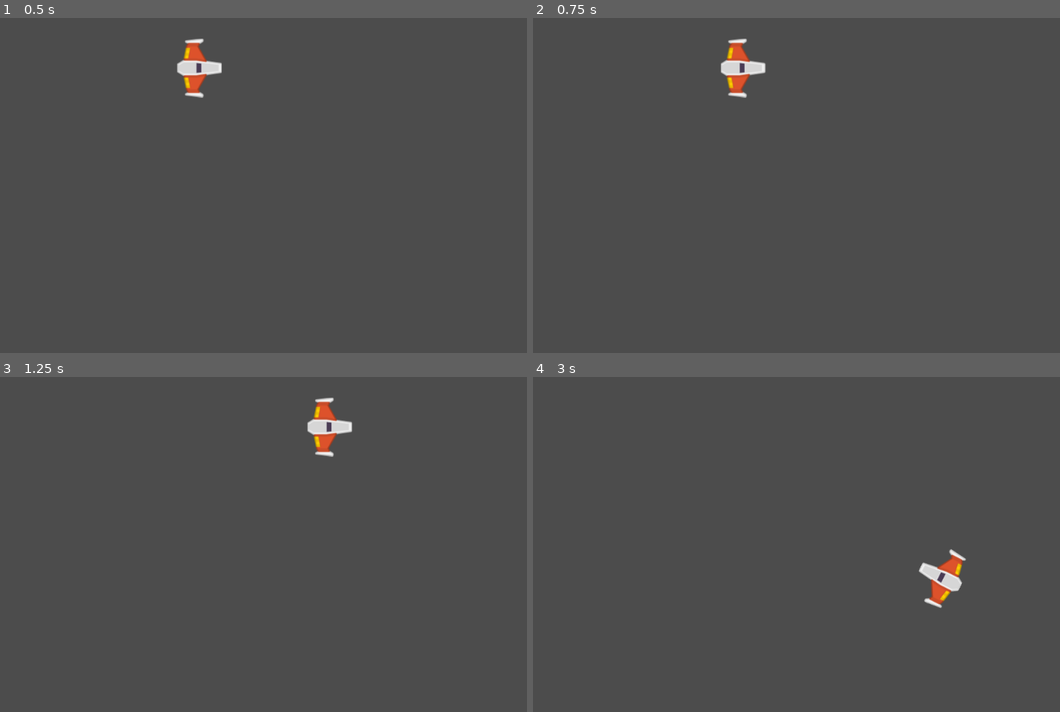
Above: before the commit, frames 1-4 (two rows, left to right).
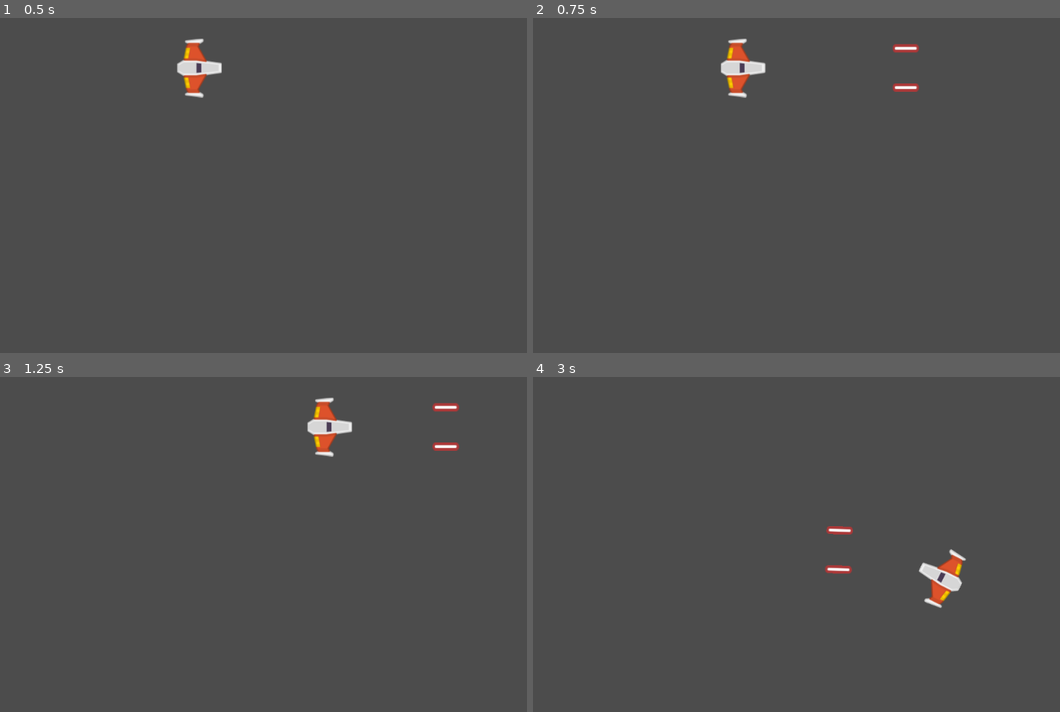
Above: after the commit, the same moments.

Repository: rikochet87/meteoritos_Juego
Game: Godot game, scene res://Juego/Niveles/NivelTest.tscn
Same seed, same stepped clock (60 frames per second), same inputs: the game is played once before the commit and once after it.
Inputs:
- Up to frame 1 (0.5 s): no input
- Up to frame 2 (0.75 s): tap Enter at 0.5 s; hold W (mover_adelante) from 0.53 s (still down); hold F (disparo_principal, bound only after the commit) from 0.53 s (still down)
- Up to frame 3 (1.25 s): keep holding W (mover_adelante); keep holding F (disparo_principal, bound only after the commit)
- Up to frame 4 (3 s): release W (mover_adelante) at 1.28 s; release F (disparo_principal, bound only after the commit) at 1.28 s; hold S (mover_atras) 1.28-2.03 s; tap A (rotar_antihorario) at 1.35 s; tap F (disparo_principal, bound only after the commit) at 1.55, 2.3, 2.85 s; hold D (rotar_horario) 2.03-2.78 s; hold W (mover_adelante) from 2.03 s (still down)

Frame 1 is identical in both runs. In frame 2, 0.3% of the frame differs, in the area x 68-74%, y 7-23%; in frame 3, 0.3%, in the area x 82-88%, y 7-23%; in frame 4, 0.2%.

Commit message:
Disparo principal
se agrego disparo y sonido

Diff:
--- /dev/null
+++ b/Juego/Atoloads/Eventos.gd
@@ -0,0 +1,3 @@
+extends Node
+
+signal disparo(proyectil)
--- /dev/null
+++ b/Juego/Canion/Canion.gd
@@ -0,0 +1,54 @@
+#Canion.gd
+class_name Canion
+extends Node2D
+
+## Atributos export
+export var proyectil: PackedScene = null
+export var cadencia_disparo:float = 0.8
+export var velocidad_proyectil:int = 100
+export var danio_proyectil:int = 1
+
+## Atributos onready
+onready var timer_enfriamiento: Timer = $TimerEnfriamiento
+onready var disparo_sfx:AudioStreamPlayer2D = $DisparosSFX
+onready var esta_enfriado:bool = true
+onready var esta_disparando:bool = false setget set_esta_disparando
+
+## Atributos
+var puntos_disparo:Array = []
+
+## setters y getters
+func set_esta_disparando(disparando:bool) -> void:
+	esta_disparando = disparando
+
+## Metodos
+func _ready() -> void:
+	almacenar_puntos_disparo()
+	timer_enfriamiento.wait_time = cadencia_disparo
+
+func _process(_delta: float) -> void:
+	if esta_disparando and esta_enfriado:
+		disparar()
+
+## Metodos custom
+func almacenar_puntos_disparo() ->void:
+	for nodo in get_children():
+		if nodo is Position2D:
+			puntos_disparo.append(nodo)
+
+func disparar() -> void:
+	esta_enfriado = false
+	disparo_sfx.play()
+	timer_enfriamiento.start()
+	for punto_disparo in puntos_disparo:
+		var new_proyectil:Proyectil = proyectil.instance()
+		new_proyectil.crear(
+			punto_disparo.global_position,
+			get_owner().rotation,
+			velocidad_proyectil,
+			danio_proyectil
+		)
+		Eventos.emit_signal("disparo", new_proyectil)
+
+func _on_TimerEnfriamiento_timeout() -> void:
+	esta_enfriado = true
--- /dev/null
+++ b/Juego/Canion/Canion.tscn
@@ -0,0 +1,23 @@
+[gd_scene load_steps=4 format=2]
+
+[ext_resource path="res://Juego/Canion/Canion.gd" type="Script" id=1]
+[ext_resource path="res://Juego/Proyectiles/Proyectil.tscn" type="PackedScene" id=2]
+[ext_resource path="res://Juego/Canion/DisparoPrincipal.ogg" type="AudioStream" id=3]
+
+[node name="Canion" type="Node2D"]
+script = ExtResource( 1 )
+proyectil = ExtResource( 2 )
+cadencia_disparo = 0.25
+velocidad_proyectil = 1600
+
+[node name="PuntoIzquierdo" type="Position2D" parent="."]
+
+[node name="PuntoDerecho" type="Position2D" parent="."]
+
+[node name="DisparosSFX" type="AudioStreamPlayer2D" parent="."]
+stream = ExtResource( 3 )
+bus = "SFX"
+
+[node name="TimerEnfriamiento" type="Timer" parent="."]
+
+[connection signal="timeout" from="TimerEnfriamiento" to="." method="_on_TimerEnfriamiento_timeout"]
--- a/Juego/Naves/Player/Player.gd
+++ b/Juego/Naves/Player/Player.gd
@@ -8,6 +8,8 @@
 ## Atributos
 var empuje:Vector2 = Vector2.ZERO
 var dir_rotacion:int = 0
+## Atributos onready
+onready var canion:Canion = $Canion
 
 ## Metodos
 func _integrate_forces(state: Physics2DDirectBodyState) -> void:
@@ -32,3 +34,9 @@
 		dir_rotacion -= 1
 	elif Input.is_action_pressed("rotar_horario"):
 		dir_rotacion += 1
+
+	## Disparo
+	if Input.is_action_pressed("disparo_principal"):
+		canion.set_esta_disparando(true)
+	if Input.is_action_just_released("disparo_principal"):
+		canion.set_esta_disparando(false)
--- a/Juego/Naves/Player/Player.tscn
+++ b/Juego/Naves/Player/Player.tscn
@@ -1,7 +1,8 @@
-[gd_scene load_steps=5 format=2]
+[gd_scene load_steps=6 format=2]
 
 [ext_resource path="res://Juego/Naves/Player/player_orange.png" type="Texture" id=1]
 [ext_resource path="res://Juego/Naves/Player/Player.gd" type="Script" id=2]
+[ext_resource path="res://Juego/Canion/Canion.tscn" type="PackedScene" id=3]
 
 [sub_resource type="PhysicsMaterial" id=1]
 friction = 0.0
@@ -23,3 +24,17 @@
 
 [node name="CollisionShape2D" type="CollisionShape2D" parent="."]
 shape = SubResource( 2 )
+
+[node name="Canion" parent="." instance=ExtResource( 3 )]
+position = Vector2( -2.51984, 0 )
+
+[node name="PuntoIzquierdo" parent="Canion" index="0"]
+position = Vector2( 0, -33 )
+
+[node name="PuntoDerecho" parent="Canion" index="1"]
+position = Vector2( 0, 33 )
+
+[node name="DisparosSFX" parent="Canion" index="2"]
+position = Vector2( 1.62472, -3.8147e-06 )
+
+[editable path="Canion"]
--- /dev/null
+++ b/Juego/Niveles/Nivel.gd
@@ -0,0 +1,22 @@
+class_name Nivel
+extends Node2D
+
+## Atributos Onready
+onready var contenedor_proyectiles:Node
+
+## Metodos
+func _ready() -> void:
+	conectar_seniales()
+	crear_contenedores()
+
+## Metodos Custom
+func conectar_seniales() -> void:
+	Eventos.connect("disparo", self, "_on_disparo")
+
+func crear_contenedores() -> void:
+	contenedor_proyectiles = Node.new()
+	contenedor_proyectiles.name = "ContenedorProyectiles"
+	add_child(contenedor_proyectiles)
+
+func _on_disparo(proyectil:Proyectil) -> void:
+	contenedor_proyectiles.add_child(proyectil)
--- a/Juego/Niveles/NivelTest.tscn
+++ b/Juego/Niveles/NivelTest.tscn
@@ -1,9 +1,11 @@
-[gd_scene load_steps=3 format=2]
+[gd_scene load_steps=4 format=2]
 
 [ext_resource path="res://Juego/Naves/Player/Player.tscn" type="PackedScene" id=1]
 [ext_resource path="res://Juego/Naves/Player/MaterialFisico.tres" type="PhysicsMaterial" id=2]
+[ext_resource path="res://Juego/Niveles/Nivel.gd" type="Script" id=4]
 
 [node name="NivelTest" type="Node2D"]
+script = ExtResource( 4 )
 
 [node name="Player" parent="." instance=ExtResource( 1 )]
 position = Vector2( 474, 120 )
--- /dev/null
+++ b/Juego/Proyectiles/Proyectil.gd
@@ -0,0 +1,21 @@
+#Proyectil.gd
+class_name Proyectil
+extends Area2D
+
+## Atributos
+var velocidad:Vector2 = Vector2.ZERO
+var danio:float
+
+## Constructor
+func crear(pos: Vector2, dir: float, vel: float, danio_p: int) -> void:
+	position = pos
+	rotation = dir
+	velocidad = Vector2(vel, 0).rotated(dir)
+	danio = danio_p
+
+## Metodos
+func _physics_process(delta: float) -> void:
+	position += velocidad * delta
+
+func _on_VisibilityNotifier2D_screen_exited() -> void:
+	queue_free()
--- /dev/null
+++ b/Juego/Proyectiles/Proyectil.tscn
@@ -0,0 +1,27 @@
+[gd_scene load_steps=4 format=2]
+
+[ext_resource path="res://Juego/Proyectiles/proyectil_player.png" type="Texture" id=1]
+[ext_resource path="res://Juego/Proyectiles/Proyectil.gd" type="Script" id=2]
+
+[sub_resource type="CapsuleShape2D" id=1]
+radius = 6.4574
+height = 31.2035
+
+[node name="Proyectil" type="Area2D"]
+position = Vector2( 480.115, 296.484 )
+script = ExtResource( 2 )
+
+[node name="Sprite" type="Sprite" parent="."]
+rotation = 1.5708
+scale = Vector2( 1.5, 1.2 )
+texture = ExtResource( 1 )
+
+[node name="CollisionShape2D" type="CollisionShape2D" parent="."]
+rotation = 1.5708
+shape = SubResource( 1 )
+
+[node name="VisibilityNotifier2D" type="VisibilityNotifier2D" parent="."]
+position = Vector2( 0, -0.132416 )
+scale = Vector2( 1.96708, 0.433588 )
+
+[connection signal="screen_exited" from="VisibilityNotifier2D" to="." method="_on_VisibilityNotifier2D_screen_exited"]
--- /dev/null
+++ b/default_bus_layout.tres
@@ -0,0 +1,9 @@
+[gd_resource type="AudioBusLayout" format=2]
+
+[resource]
+bus/1/name = "SFX"
+bus/1/solo = false
+bus/1/mute = false
+bus/1/bypass_fx = false
+bus/1/volume_db = -5.04224
+bus/1/send = "Master"
--- a/project.godot
+++ b/project.godot
@@ -9,13 +9,31 @@
 config_version=4
 
 _global_script_classes=[ {
+"base": "Node2D",
+"class": "Canion",
+"language": "GDScript",
+"path": "res://Juego/Canion/Canion.gd"
+}, {
+"base": "Node2D",
+"class": "Nivel",
+"language": "GDScript",
+"path": "res://Juego/Niveles/Nivel.gd"
+}, {
 "base": "RigidBody2D",
 "class": "Player",
 "language": "GDScript",
 "path": "res://Juego/Naves/Player/Player.gd"
+}, {
+"base": "Area2D",
+"class": "Proyectil",
+"language": "GDScript",
+"path": "res://Juego/Proyectiles/Proyectil.gd"
 } ]
 _global_script_class_icons={
-"Player": ""
+"Canion": "",
+"Nivel": "",
+"Player": "",
+"Proyectil": ""
 }
 
 [application]
@@ -23,6 +41,10 @@
 config/name="meteoritos_Juego"
 run/main_scene="res://Juego/Niveles/NivelTest.tscn"
 config/icon="res://icon.png"
+
+[autoload]
+
+Eventos="*res://Juego/Atoloads/Eventos.gd"
 
 [input]
 
@@ -50,6 +72,11 @@
 , Object(InputEventKey,"resource_local_to_scene":false,"resource_name":"","device":0,"alt":false,"shift":false,"control":false,"meta":false,"command":false,"pressed":false,"scancode":16777231,"unicode":0,"echo":false,"script":null)
  ]
 }
+disparo_principal={
+"deadzone": 0.5,
+"events": [ Object(InputEventKey,"resource_local_to_scene":false,"resource_name":"","device":0,"alt":false,"shift":false,"control":false,"meta":false,"command":false,"pressed":false,"scancode":70,"unicode":0,"echo":false,"script":null)
+ ]
+}
 
 [physics]
 
Not shown, added: Juego/Canion/DisparoPrincipal.ogg.import
Binary file added: Juego/Proyectiles/proyectil_player.png
Not shown, added: Juego/Canion/DisparoPrincipal.ogg
